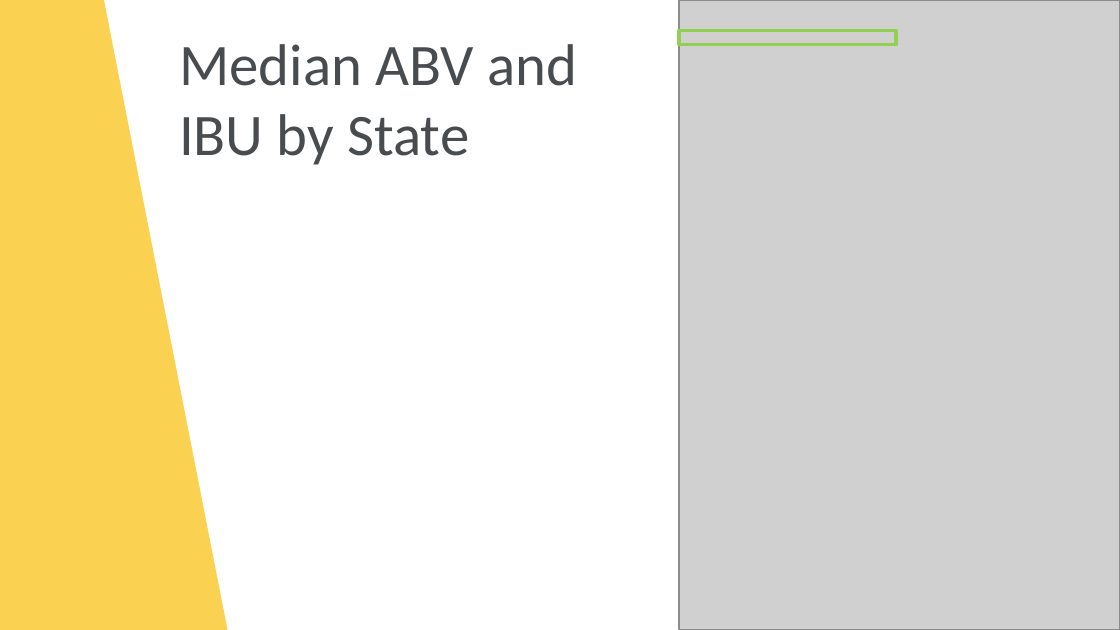
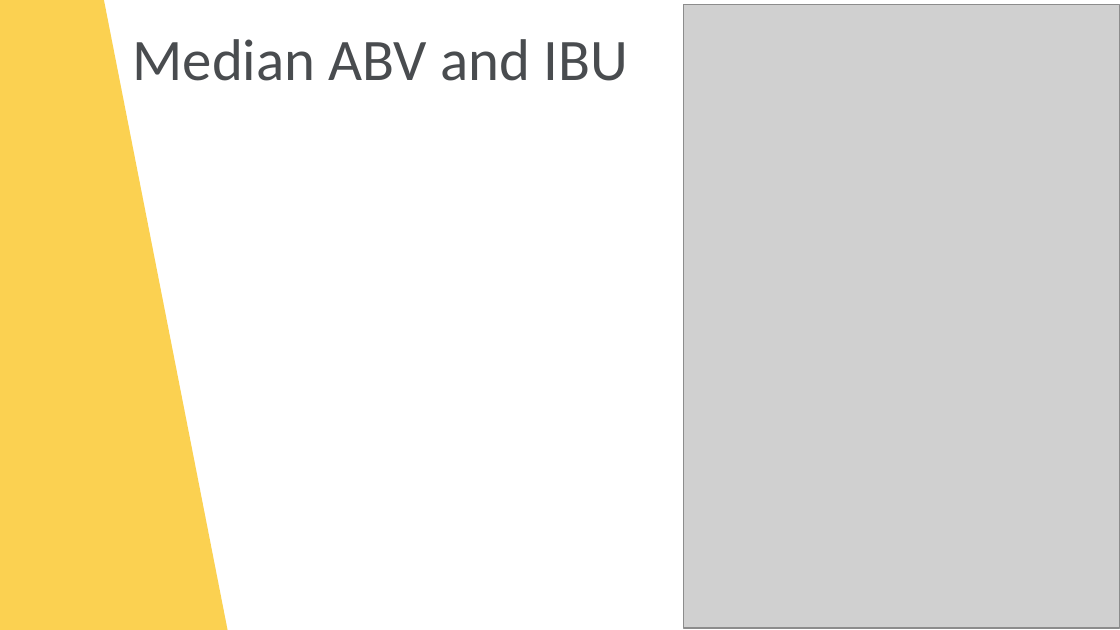
Before and after one commit to tschwebke/DDS6306-Group-Project-1, a slide deck: slide 7 of DS6306 Group Project 1.pptx. Drawn at 1120x630 pixels with LibreOffice and Linux fonts; fonts in the diff are those of the drawing; grey boxes stand for pictures; background and template pictures are left out. Boxes give left, top, right and bottom in pixels: in the first picture for what was removed or moved away, otherwise in the second. Text is boxed around its words. In the diff, an @@ line names an element or a change of style, - is before the commit and + after.

```diff
--- a/DS6306 Group Project 1.pptx
+++ b/DS6306 Group Project 1.pptx
@@ picture: place and size @@
-picture at [679, 0, 1120, 629]
+picture at [683, 4, 1120, 628]
@@ title at [133, 39, 628, 81]: text changed @@
-Median ABV and IBU by State
+Median ABV and IBU
@@ rectangle removed at [679, 30, 896, 44] @@
```
Also in this commit, not shown: 4 other slides changed, 8 other files.
